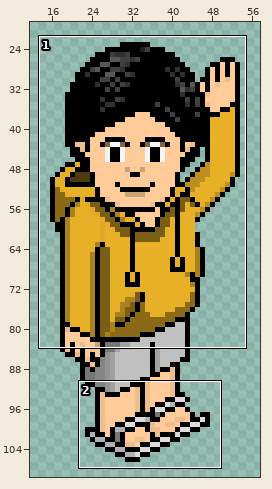
Two versions of one sprite sheet, public/equipo/cristofer.png. The picture above shows the old version from afar; the outline marks the close-up.
Close-up. The starting point:
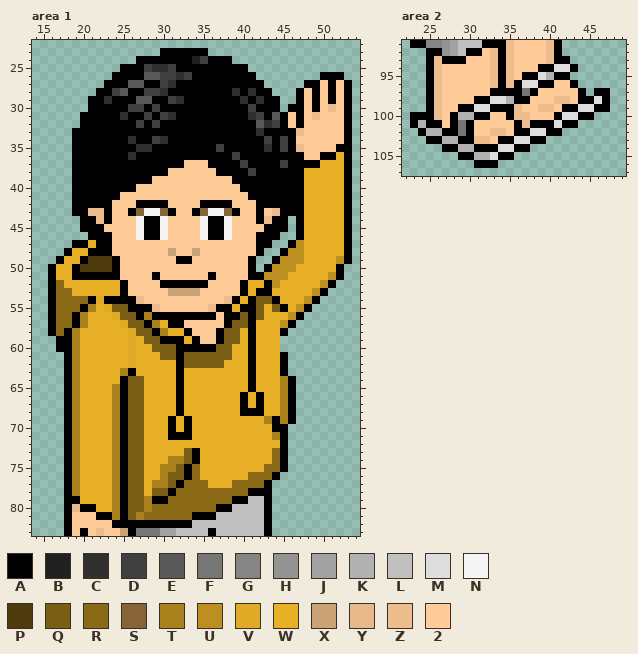
The file is 128x220 pixels, drawn in blocks of 2x2; one block is one cell here. Colours within 5 levels of each other are drawn and written as one. Shown: area 1: x 14..54, y 22..83; area 2: x 22..49, y 91..107. The wide view leaves out empty margins.
Palette (. is transparent): A #000000  B #202020  C #303030  D #404040  E #585858  F #767676  G #858585  H #939393  J #a2a2a2  K #b1b1b1  L #c0c0c0  M #dddddd  N #f5f5f5  P #4d3b0d  Q #7b5e15  R #8b6a17  S #87633a  T #a9811d  U #bc8f20  V #e0aa26  W #e7b027  X #c9a275  Y #e7b88a  Z #edbd8d  2 #ffcb98
After:
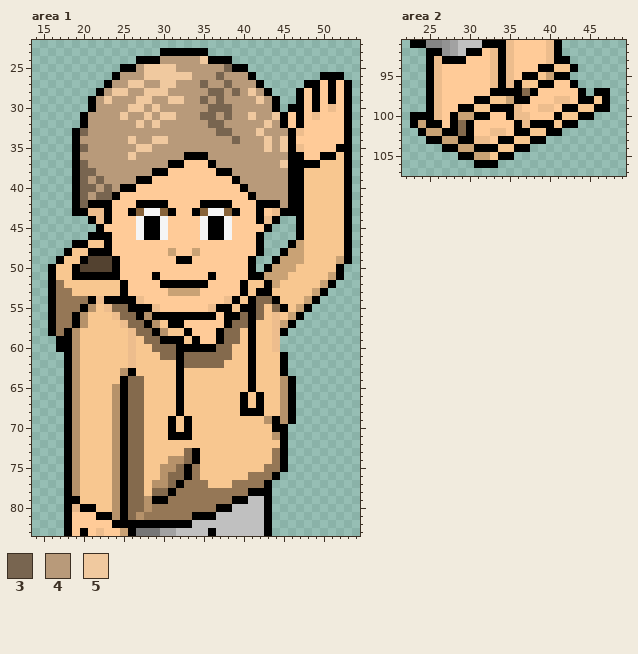
Colours new in this view: 3 #786550  4 #b89a7a  5 #f0c99f
Message: add javier and replace image cristofer
The exact change:
@@ palette @@
-P #4d3b0d
+P #534230
-Q #7b5e15
+Q #846a4d
-R #8b6a17
+R #957756
-T #a9811d
+T #b6926a
-W #e7b027
+W #f8c790
--- area 1
@@ x 14..54 @@
 23 ................AAAAAA...................
-24 .............AAAAAAABDAAA................
-25 ...........AAADCCDAAAAAAAAA..............
-26 ..........AAAAEEDDCDAAAAAAAA........AAA..
-27 .........AAAEEAADCAAAAAAAAAAA.....AA2A2A.
-28 ........AADEAADDCAAAAAAAACACAA...A2A2A2A.
-29 .......AACAAAEEAADCAAAAAAACACAA..A2A2A2A.
-30 .......AAAAADDADAAAAAAAAAAADAAA.AA2A2Z2A.
-31 ......AAAAACAADADCAAAAAAAAACDAEA2A2Z222A.
-32 ......AAAAAAADADAAAAAAAAAAAAECDA2A22222A.
-33 .....AAAAAAAAAAAAAAAAAAAAAAACAAAAZ22222A.
-34 .....AAAAAAACAADCAAAAAAAAAAAADADA222222A.
-35 .....AAAAAAAACCAAAAAAAADAAAAACADAZ2222AA.
-36 .....AAAAAAACAAAAAAAAAAAADAAAAAAAA22AAWA.
-37 .....AAAAAAAAAAAAAA222AAAADAAAADAAAAWWWA.
-38 .....AAAAAAAAAAAA222222AAAADAAAAAAWWWWWA.
-39 .....AAAAAAAAAA2222222222AAAAAAAAAWWWWWA.
-40 .....AAAAAAAA2222222222222AAAAAAAAWWWWWA.
-41 .....AAAAAA2222222222222222AAAAAAAWWWWWA.
-42 .....AAAAA222AAAA2222AAAA222AAAAAAWWWWWA.
+24 .............AAA444445AAA................
+25 ...........AA455554444443AA..............
+26 ..........A4445555554443444A........AAA..
+27 .........A445544554443443444A.....AA2A2A.
+28 ........A45544555444443343454A...A2A2A2A.
+29 .......A4544455445544343444454A..A2A2A2A.
+30 .......A4444554544444433344444A.AA2A2Z2A.
+31 ......A444454454554443343445445A2A2Z222A.
+32 ......A444444545444444334444454A2A22222A.
+33 .....A34444444444444444334445444AZ22222A.
+34 .....A44444454455444444443444545A222222A.
+35 .....A34444445544444444444444545AZ2222AA.
+36 .....A4444445444444AAA4444444444AA22AAWA.
+37 .....A34444444444AA222A444444445AAAAWWWA.
+38 .....A334444444AA222222AA4444444AAWWWWWA.
+39 .....A3434444AA2222222222A444444AAWWWWWA.
+40 .....A33434AA2222222222222A44444AAWWWWWA.
+41 .....A3433A2222222222222222A4444AAWWWWWA.
+42 .....A3AAA222AAAA2222AAAA222AAA4AAWWWWWA.
 43 .....AAZZA22ASNNSA22ASNNSA22A2ZAAAWWWWWA.
-44 ......AAZA222NAAN2222NAAN222AZAA.AWWWWWA.
-45 ......AAA2222NAAN2222NAAN2222AAA.AWWWWWA.
-46 .......AAA222NAAN2222NAAN222AAA..AWWWWWA.
-47 .....AAWAA222222222222222222AA..AUWWWWWA.
-48 ....AWWAAA2222222X22X2222222A..AUUWWWWWA.
-49 ...AWWAPPPA2222222AA2222222A..AUUUWWWWUA.
-50 ..AWWAPPPPA2222222222222222A.AUUUWWWWWA..
-51 ..AWWAAAAAA2222A222222A2222AAUUUWWWWWUA..
-52 ..ARWWWWWWWA2222AAAAAA2222AWWAUWWWWWUA...
-53 ..ARRWWWWWWA22222XXXX22222AWAAWWWWWUA....
-54 ..ARRRRAVAAAAZ2222222222ZAWAQQAWWWUA.....
-55 ..ARRRATWVQQAAAZ222222ZAAWAAQWQAWUA......
-56 ..ARRATWWWVQQATAAAAAAAA2AAQAQWWWUA.......
-57 ..ARRATWWWWVQQATWAA22222AQQAWWWUA........
-58 ..ARATWWWWWWVQQATWWA222AQQWAWWWA.........
-59 ...AATWWWWWWVWQQAAAWA22AQQWAWWW..........
-60 ...AATWWWWWWVWWQQQAAAAAQQWWAWWW..........
-61 ....ATWWWWWWVWWWQQAQQQQQQWWAWWWA.........
-62 ....ATWWWWWWVWWWWWAQQQQQWWWAWWWA.........
+44 .......AZA222NAAN2222NAAN222AZA..AWWWWWA.
+45 ........A2222NAAN2222NAAN2222A...AWWWWWA.
+46 .......AAA222NAAN2222NAAN222A....AWWWWWA.
+47 .....AAWWA222222222222222222A...AXWWWWWA.
+48 ....AWWAAA2222222X22X2222222A..AXXWWWWWA.
+49 ...AWWAPPPA2222222AA2222222A..AXXXWWWWXA.
+50 ..AWWAPPPPA2222222222222222A.AXXXWWWWWA..
+51 ..AWWAAAAAA2222A222222A2222AAXXXWWWWWXA..
+52 ..ARWWWWWWWA2222AAAAAA2222AWWAXWWWWWXA...
+53 ..ARRWWWWWWA22222XXXX22222AWAAWWWWWXA....
+54 ..ARRRRAZAAAAZ2222222222ZAWAQQAWWWXA.....
+55 ..ARRRATWZQQAAAZ222222ZAAWAAQWQAWXA......
+56 ..ARRATWWWZQQATAAAAAAAA2AAQAQWZWXA.......
+57 ..ARRATWWWWZQQATWAA22222AQQAWWZXA........
+58 ..ARATWWWWWWZQQATWWA222AQQWAWWZA.........
+59 ...AATWWWWWWZWQQAAAWA22AQQWAWWZ..........
+60 ...AATWWWWWWZWWQQQAAAAAQQWWAWWZ..........
+61 ....ATWWWWWWZWWWQQAQQQQQQWWAWWWA.........
+62 ....ATWWWWWWZWWWWWAQQQQQWWWAWWWA.........
 63 ....ATWWWWWTAWWWWWAWWWWWWWWAWWWA.........
--- area 2
@@ x 22..49 @@
  93 ...AZAAA222ZAZ2222ZAA.......
- 94 ...AZ222222ZAZ222AAMMA......
- 95 ...AZ222222ZAZ2AAMKAA.......
- 96 ...AZ222222ZAZAMMAA22A......
- 97 ...AZ222222AAAAFA22222A.AA..
- 98 ...AZ2222AAMMKAA222ZZ2AAMA..
- 99 ...AZ22AAMMAAAZ22ZZ2AAMMAA..
-100 .AAAZ2AKKAA22AZZ222AMMAA....
-101 .AKAA2AFA22222AZAAAMAA......
-102 ..AKKAAFA22ZZ2AAMMAA........
-103 ...AAKKAAZZ2AAMMAA..........
-104 .....AAKKAAAMMAA............
-105 .......AAKKMAA..............
+ 94 ...AZ222222ZAZ222AAWWA......
+ 95 ...AZ222222ZAZ2AAWXAA.......
+ 96 ...AZ222222ZAZAWWAA22A......
+ 97 ...AZ222222AAAAQA22222A.AA..
+ 98 ...AZ2222AAWWXAA222ZZ2AAWA..
+ 99 ...AZ22AAWWAAAZ22ZZ2AAWWAA..
+100 .AAAZ2AXXAA22AZZ222AWWAA....
+101 .AXAA2AQA22222AZAAAWAA......
+102 ..AXXAAQA22ZZ2AAWWAA........
+103 ...AAXXAAZZ2AAWWAA..........
+104 .....AAXXAAAWWAA............
+105 .......AAXXWAA..............
 106 .........AAA................
Changed places in both close-ups, as pixel boxes (x1, y1, x2, y2):
changed: (56, 56, 344, 520)
changed: (418, 64, 602, 160)
